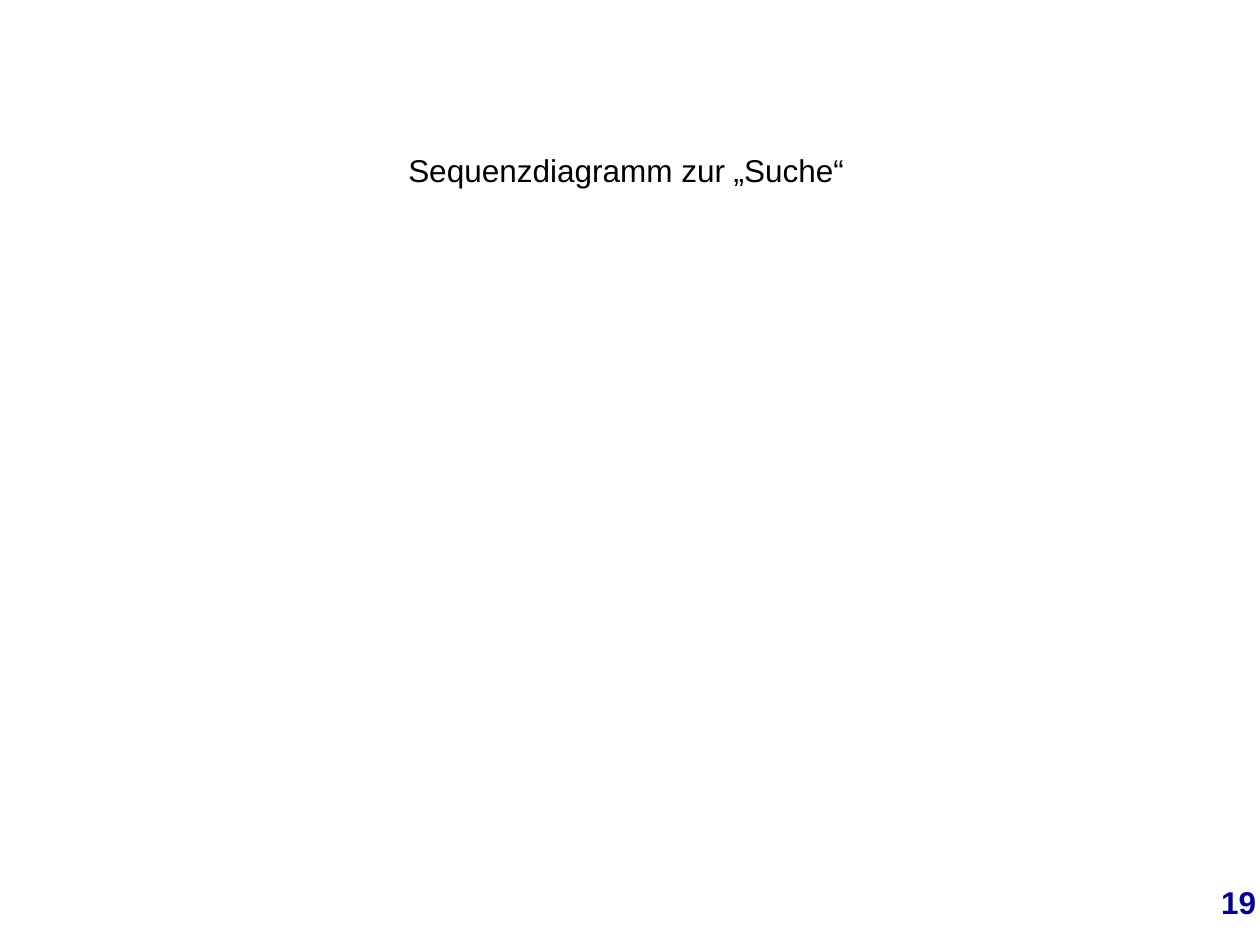
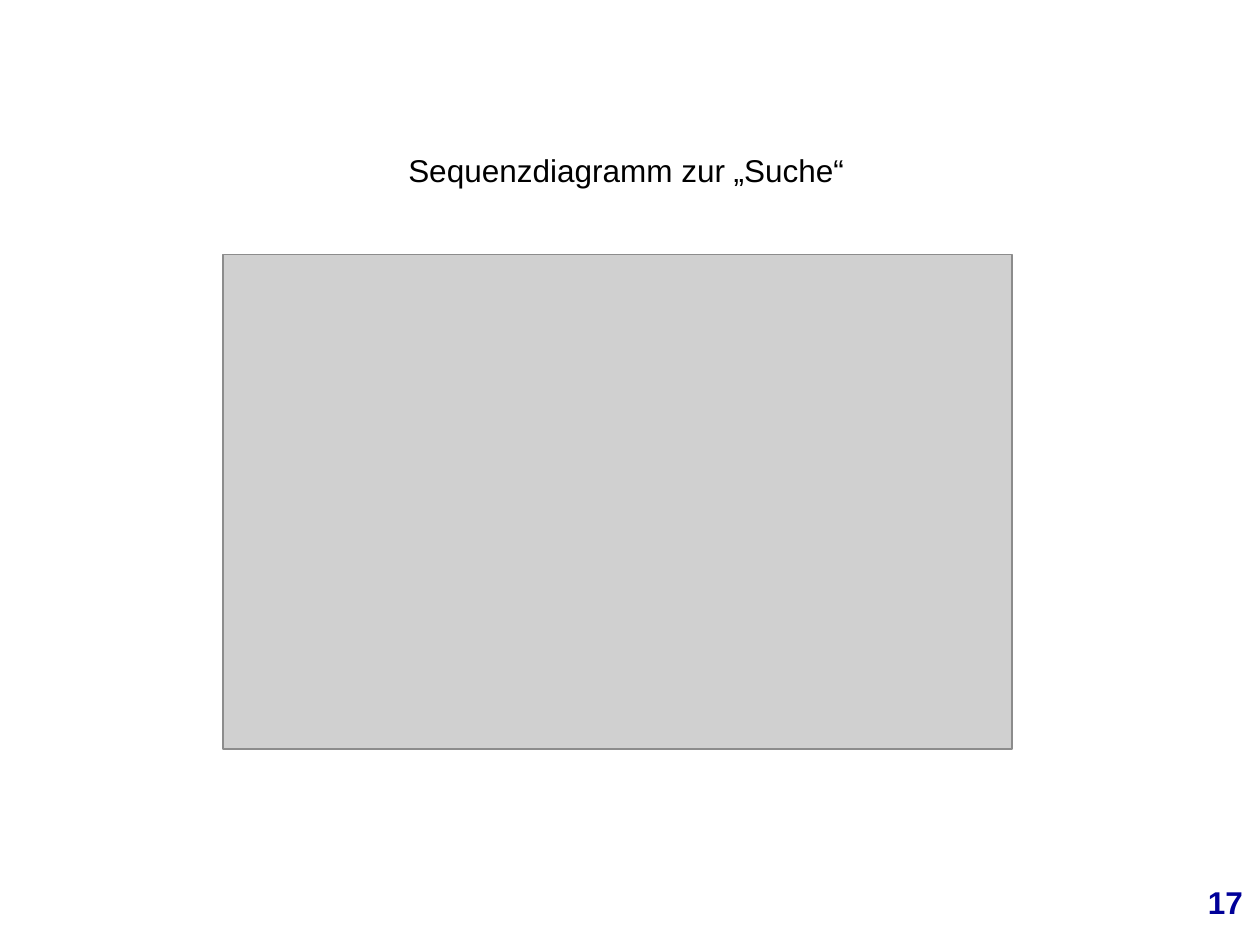
Before and after one commit to mjamaleddine/crowd-innovation, a slide deck: slide 18 of Meilenstein_5/Daten/meilenstein_5.ppt (slide 20 before the commit). Drawn at 1260x945 pixels with LibreOffice and Linux fonts; fonts in the diff are those of the drawing; grey boxes stand for pictures; background and template pictures are left out. Boxes give left, top, right and bottom in pixels: in the first picture for what was removed or moved away, otherwise in the second. Text is boxed around its words. In the diff, an @@ line names an element or a change of style, - is before the commit and + after.

```diff
--- a/Meilenstein_5/Daten/meilenstein_5.ppt
+++ b/Meilenstein_5/Daten/meilenstein_5.ppt
@@ picture added at box(223, 255, 1012, 750) @@
@@ text added at box(1208, 892, 1243, 914), 18 pt, text #000099, bold @@
+17
@@ text removed at box(1221, 892, 1256, 915) @@
-19
```
Also in this commit, not shown: 8 other slides changed, 3 slides removed, 9 other files.
